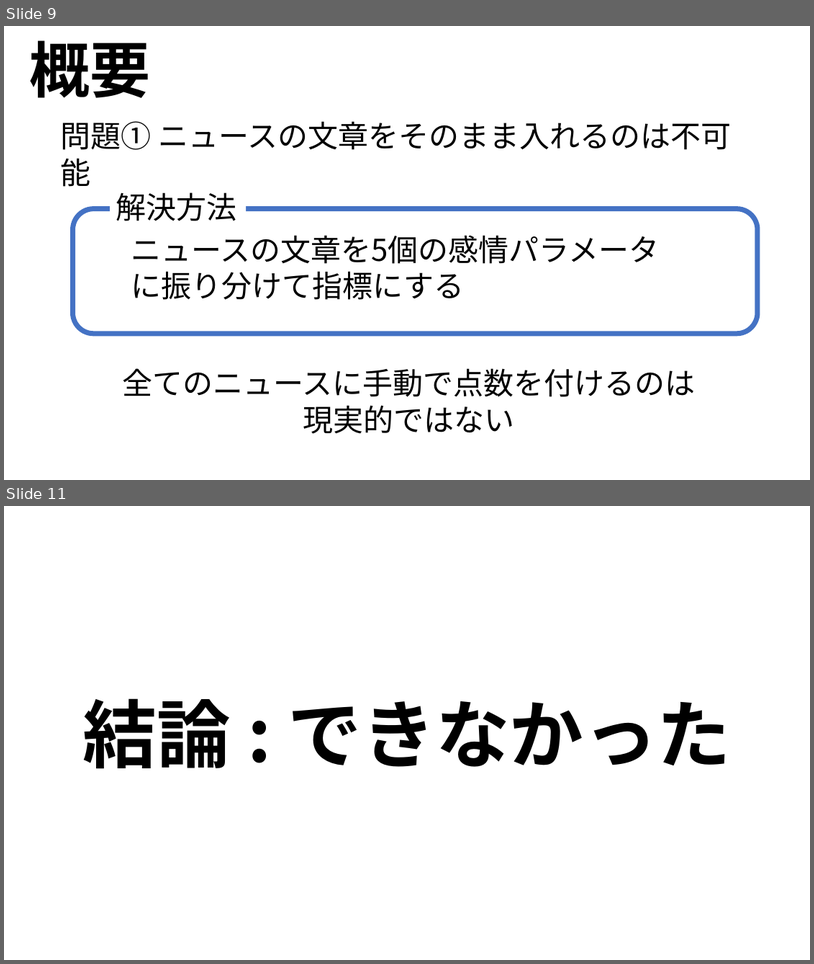
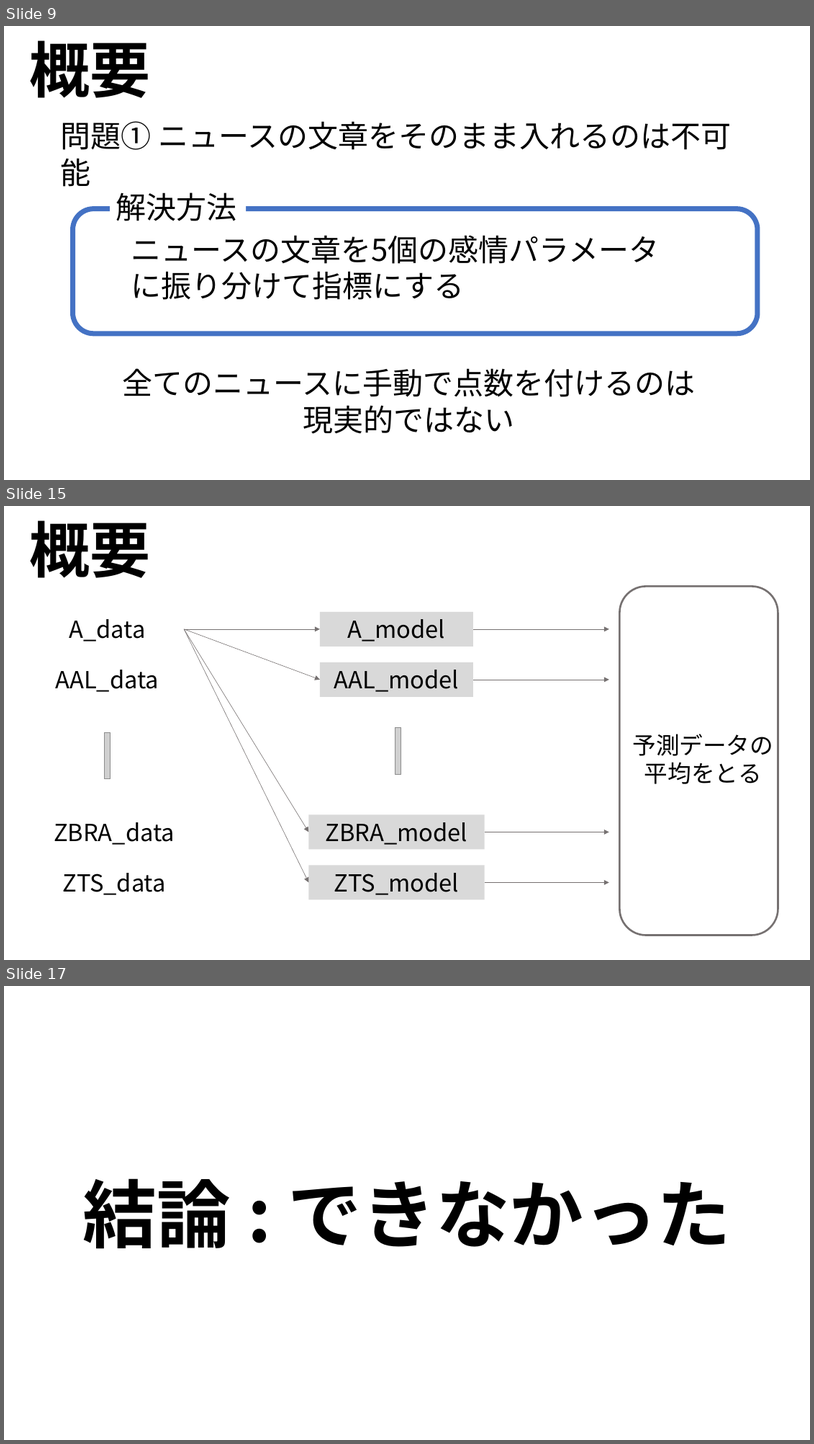
Before and after one commit to ryoww/PBL_stock, a slide deck: 最終報告.pptx. Shown one above the other, each under a label of ours: slides 9 and 11 before the commit, slides 9, 15 and 17 after it; the slides between them are not shown. The pictures are 814x964 and 814x1444 pixels, drawn with LibreOffice and Linux fonts; fonts in the diff are those of the drawing; grey boxes stand for pictures. Boxes give left, top, right and bottom in pixels: in the first picture for what was removed or moved away, otherwise in the second. Text is boxed around its words. In the diff, an @@ line names an element or a change of style, - is before the commit and + after.

```diff
--- a/最終報告.pptx
+++ b/最終報告.pptx
@@ slide 15 added at (4, 506, 810, 960), background #FFFFFF @@
@@ text added at (30, 520, 151, 578), 72 pt, text #000000, bold @@
+概要
@@ rounded rectangle added at (620, 587, 778, 935), outline #767171 2.25 pt @@
@@ rectangle added at (320, 612, 474, 646), fill #D9D9D9, 28 pt, text #000000 @@
+A_model
@@ text added at (69, 619, 145, 641), 28 pt, text #000000 @@
+A_data
@@ arrow added from (184, 629) to (320, 629), #767171 0.5 pt @@
@@ arrow added from (184, 629) to (320, 680), #767171 0.5 pt @@
@@ arrow added from (184, 629) to (309, 832), #767171 0.5 pt @@
@@ arrow added from (184, 629) to (309, 883), #767171 0.5 pt @@
@@ arrow added from (473, 629) to (610, 629), #767171 0.5 pt @@
@@ text added at (56, 669, 159, 692), 28 pt, text #000000 @@
+AAL_data
@@ rectangle added at (320, 662, 474, 697), fill #D9D9D9, 28 pt, text #000000 @@
+AAL_model
@@ arrow added from (473, 680) to (610, 680), #767171 0.5 pt @@
@@ picture added at (104, 732, 111, 779) @@
@@ picture added at (396, 728, 402, 774) @@
@@ text added at (633, 734, 774, 784), 28 pt, text #000000 @@
+予測データの平均をとる
@@ text added at (54, 822, 175, 844), 28 pt, text #000000 @@
+ZBRA_data
@@ rectangle added at (309, 815, 485, 849), fill #D9D9D9, 28 pt, text #000000 @@
+ZBRA_model
@@ arrow added from (485, 832) to (610, 832), #767171 0.5 pt @@
@@ text added at (62, 872, 165, 895), 28 pt, text #000000 @@
+ZTS_data
@@ rectangle added at (309, 865, 485, 899), fill #D9D9D9, 28 pt, text #000000 @@
+ZTS_model
@@ arrow added from (485, 883) to (610, 883), #767171 0.5 pt @@
@@ what was slide 11 is now slide 17 @@
```
Also in this commit, not shown: 1 slide changed, 8 other slides added, 1 slide removed, 3 other files.
